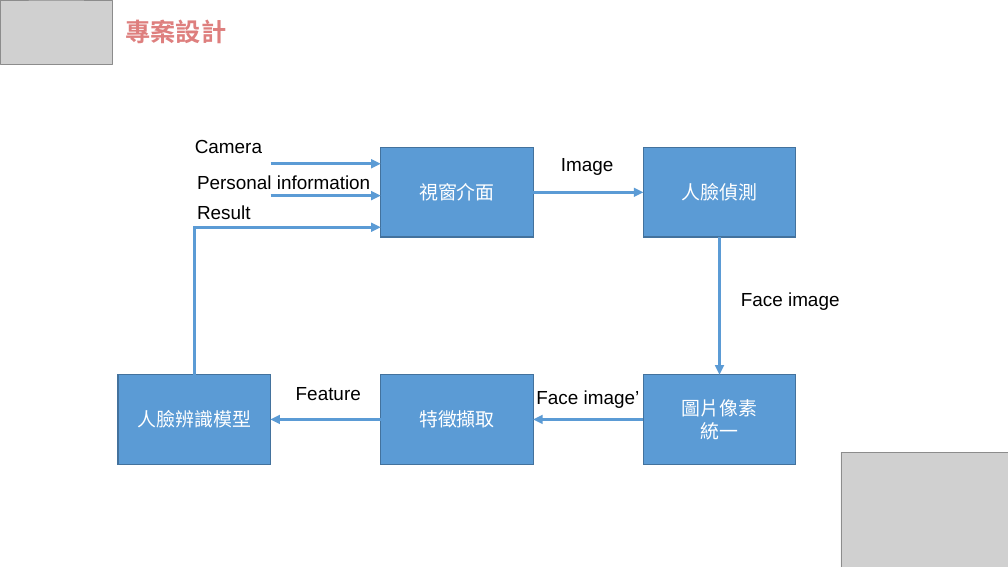
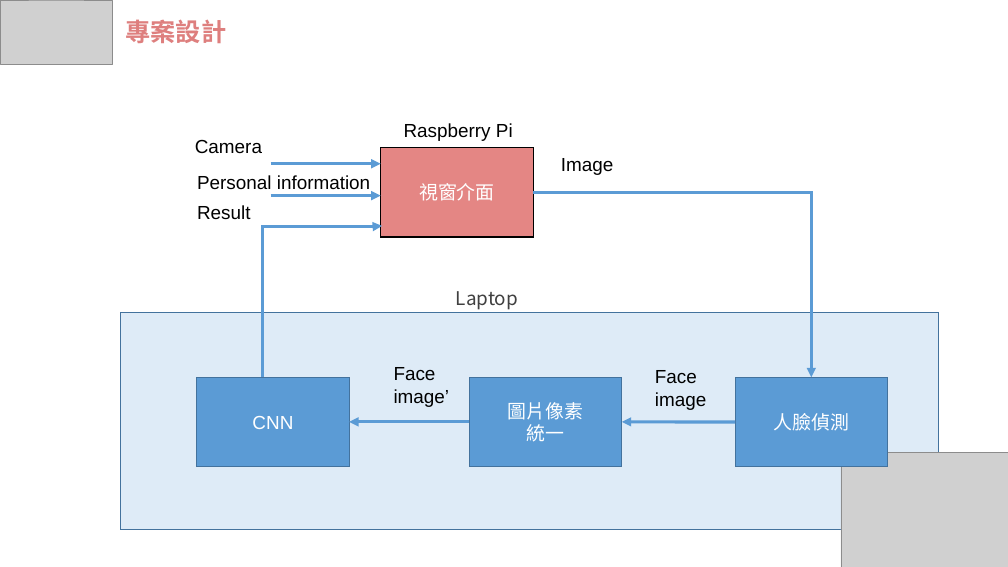
Before and after one commit to wasteee/Embedded-Image-Processing-final, a slide deck: slide 11 of IP_FRS.pptx. Drawn at 1008x567 pixels with LibreOffice and Linux fonts; fonts in the diff are those of the drawing; grey boxes stand for pictures. Boxes give left, top, right and bottom in pixels: in the first picture for what was removed or moved away, otherwise in the second. Text is boxed around its words. In the diff, an @@ line names an element or a change of style, - is before the commit and + after.

```diff
--- a/IP_FRS.pptx
+++ b/IP_FRS.pptx
@@ rectangle "視窗介面" at [381, 147, 534, 237]: fill #5B9BD5 to #E48684; outline #43739E 1 pt to #000000 1 pt @@
@@ text added at [404, 123, 513, 141], 18 pt, text #000000 @@
+Raspberry Pi
@@ arrow removed from (533, 192) to (644, 192) @@
@@ elbow arrow added from (533, 192) to (811, 377), #5B9BD5 3 pt @@
@@ elbow arrow moved from (194, 375) - (381, 228) to (262, 377) - (382, 226) @@
@@ text added at [456, 291, 518, 310], 18 pt, text #404040 @@
+Laptop
@@ rectangle added at [120, 313, 939, 529], fill #DEEBF7, outline #43739E 1 pt @@
@@ rectangle removed at [118, 375, 271, 464] @@
-人臉辨識模型
@@ rectangle "CNN": place and size @@
-rectangle "CNN" at [381, 375, 534, 464]
+rectangle "CNN" at [197, 377, 349, 467]
@@ text removed at [296, 387, 361, 401] @@
-Feature
@@ text at [394, 367, 450, 407]: text changed @@
-Face image’
+Face
+image’
@@ rectangle "圖片像素": place and size @@
-rectangle "圖片像素" at [644, 375, 796, 464]
+rectangle "圖片像素" at [470, 377, 622, 467]
@@ text at [655, 370, 706, 410]: text changed @@
-Face image
+Face
+image
@@ rectangle "人臉偵測": place and size @@
-rectangle "人臉偵測" at [644, 147, 796, 237]
+rectangle "人臉偵測" at [735, 377, 888, 467]
@@ text in rectangle at [252, 416, 293, 429]: text changed @@
-特徵擷取
+CNN
@@ arrow removed from (381, 420) to (271, 420) @@
@@ arrow moved from (644, 420) - (533, 420) to (470, 422) - (349, 422) @@
@@ arrow moved from (720, 237) - (720, 375) to (735, 422) - (622, 422) @@
```
Also in this commit, not shown: 6 other slides changed, 1 slide added, 1 slide removed.
